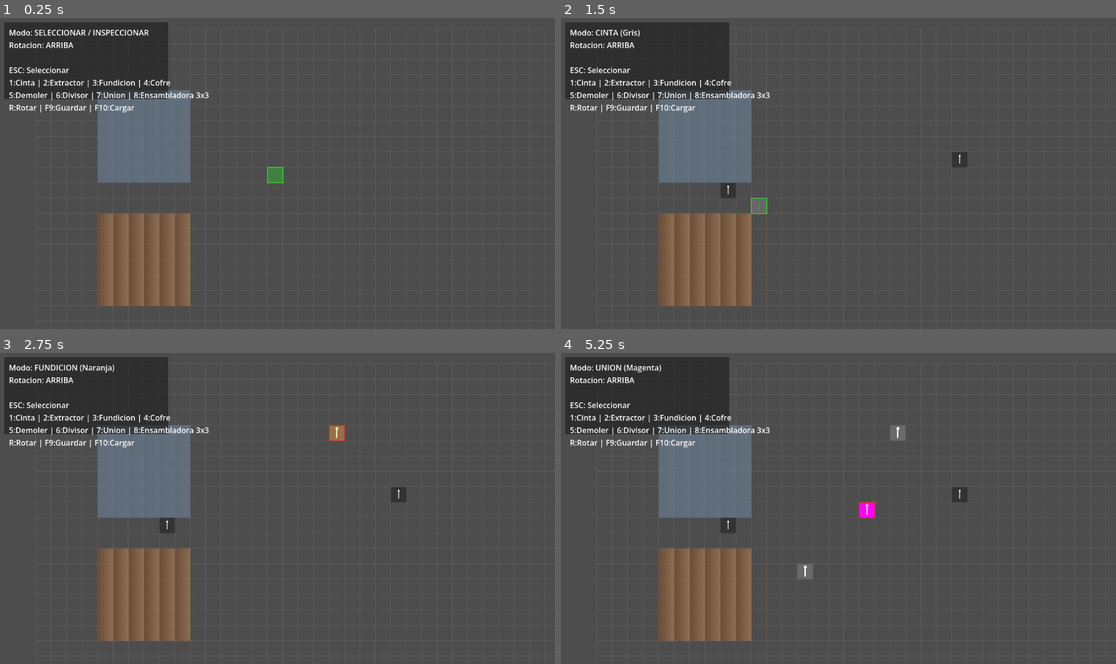
Above: before the commit, frames 1-4 (two rows, left to right).
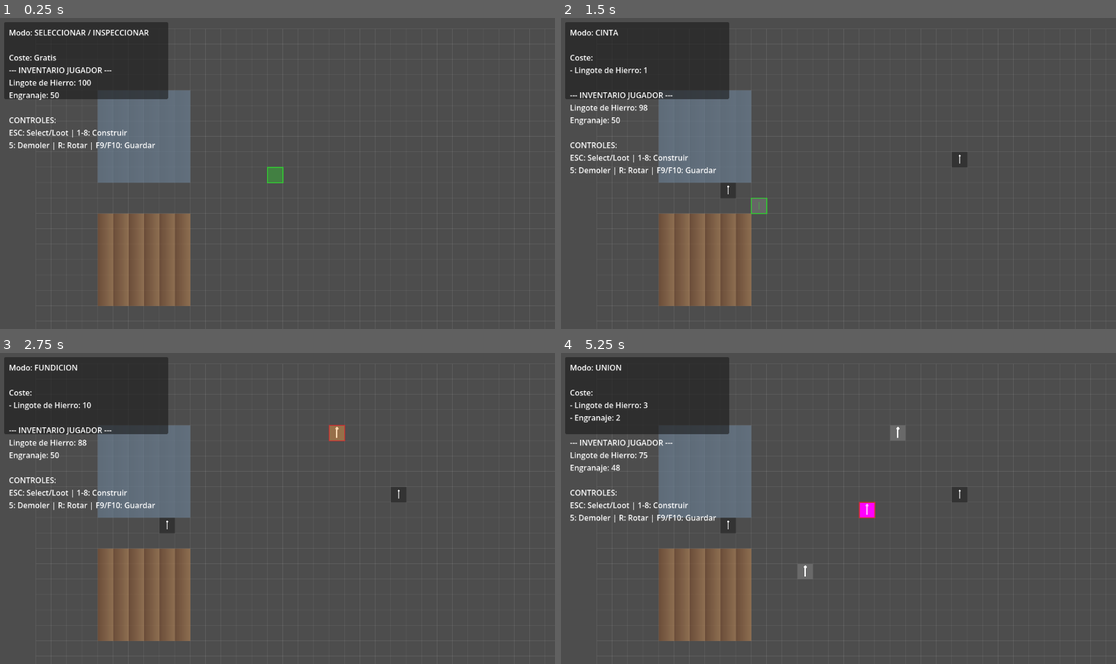
Above: after the commit, the same moments.

Repository: Flisinhub/godot-auto
Game: Godot game, scene res://scenes/Main.tscn
Same seed, same stepped clock (60 frames per second), same inputs: the game is played once before the commit and once after it.
Inputs (mouse positions are in pixels of both pictures, inside the frame that each line leads up to):
- Up to frame 1 (0.25 s): no input
- Up to frame 2 (1.5 s): tap Enter at 0.5 s; move the mouse to (960, 157) at 0.52 s; tap 1 at 0.6 s; click (960, 157) at 0.67 s; tap Space at 1.25 s; drag from (727, 189) to (810, 235) at 1.27 s
- Up to frame 3 (2.75 s): tap Enter at 2 s; move the mouse to (333, 440) at 2.02 s; tap 3 at 2.1 s; click (333, 440) at 2.17 s
- Up to frame 4 (5.25 s): tap Space at 2.75, 4.25 s; drag from (810, 570) to (672, 461) at 2.77 s; tap Enter at 3.5 s; move the mouse to (1005, 555) at 3.52 s; tap 5 at 3.6 s; click (1005, 555) at 3.67 s; drag from (672, 461) to (755, 430) at 4.27 s; move the mouse to (866, 508) at 5.02 s; tap 7 at 5.1 s; click (866, 508) at 5.17 s

The runs differ from the first frame. In frame 1, 1.9% of the frame differs, in the area x 1-38%, y 7-43%; in frame 2, 2.0%; in frame 3, 2.0%; in frame 4, 2.2%, in the area x 1-38%, y 3-55%.
Error before the commit: Invalid assignment of property or key 'input_belts' with value of type 'Array' on a base object of type 'RefCounted (Merger)'. (res://scripts/Main.gd:242)
Error after the commit: Invalid assignment of property or key 'input_belts' with value of type 'Array' on a base object of type 'RefCounted (Merger)'. (res://scripts/Main.gd:322)

Commit message:
Feature: Sistema de inventario, costes de construcción y saqueo de cofres

Diff:
--- a/scripts/Main.gd
+++ b/scripts/Main.gd
@@ -30,11 +30,14 @@
 var copper_ingot: ItemData
 var iron_gear: ItemData
 
+# --- NUEVO: Sistema de Inventario y Costes ---
+var player_inventory: Dictionary = {}
+var build_costs: Dictionary = {}
+
 func _ready() -> void:
 	cursor.main_node = self
 	machine_renderer.main_node = self
 
-	# Inicializar la UI de Máquinas
 	machine_ui = MachineUI.new()
 	add_child(machine_ui)
 
@@ -57,29 +60,37 @@
 	copper_ingot = _create_item("copper_ingot", "Lingote de Cobre", Color.CORAL, Color.LIGHT_CORAL)
 	iron_gear = _create_item("iron_gear", "Engranaje", Color.DARK_GRAY, Color.GRAY)
 
-	# Receta 1: Fundir Hierro
 	var r_iron = RecipeData.new(); r_iron.processing_ticks = 5
 	r_iron.inputs[iron_ore] = 1; r_iron.outputs[iron_ingot] = 1
 	all_recipes.append(r_iron)
 
-	# Receta 2: Fundir Cobre
 	var r_copper = RecipeData.new(); r_copper.processing_ticks = 5
 	r_copper.inputs[copper_ore] = 1; r_copper.outputs[copper_ingot] = 1
 	all_recipes.append(r_copper)
 
-	# Receta 3: Ensamblar Engranaje (Requiere Ensambladora)
 	var r_gear = RecipeData.new(); r_gear.processing_ticks = 10
 	r_gear.inputs[iron_ingot] = 2; r_gear.outputs[iron_gear] = 1
 	all_recipes.append(r_gear)
 
 	machine_ui.setup_recipes(all_recipes)
 
+	# === INVENTARIO INICIAL ===
+	player_inventory[iron_ingot] = 100
+	player_inventory[iron_gear] = 50
+
+	# === COSTES DE CONSTRUCCIÓN ===
+	build_costs[BuildToolbar.BuildMode.BELT] = {iron_ingot: 1}
+	build_costs[BuildToolbar.BuildMode.DRILL] = {iron_ingot: 5, iron_gear: 5}
+	build_costs[BuildToolbar.BuildMode.SMELTER] = {iron_ingot: 10}
+	build_costs[BuildToolbar.BuildMode.CHEST] = {iron_ingot: 2}
+	build_costs[BuildToolbar.BuildMode.SPLITTER] = {iron_ingot: 3, iron_gear: 2}
+	build_costs[BuildToolbar.BuildMode.MERGER] = {iron_ingot: 3, iron_gear: 2}
+	build_costs[BuildToolbar.BuildMode.ASSEMBLER] = {iron_ingot: 15, iron_gear: 10}
+
 func _generate_ore_veins() -> void:
-	# Hierro en el centro
 	for x in range(4, 10):
 		for y in range(4, 10):
 			resource_map.register_vein(Vector2i(x, y), iron_ore)
-	# Cobre más abajo
 	for x in range(4, 10):
 		for y in range(12, 18):
 			resource_map.register_vein(Vector2i(x, y), copper_ore)
@@ -94,6 +105,9 @@
 
 	machine_renderer.queue_redraw()
 	belt_renderer.queue_redraw()
+
+	# Refrescar UI ocasionalmente si el jugador interactúa con cofres o similar
+	# pero es mejor solo cuando construye o cambia para optimizar.
 
 func _input(event: InputEvent) -> void:
 	if event is InputEventKey and event.is_pressed() and not event.is_echo():
@@ -115,77 +129,137 @@
 	if event is InputEventMouseButton and event.button_index == MOUSE_BUTTON_LEFT and event.is_pressed():
 		_handle_click(get_global_mouse_position())
 
+func _get_item_by_id(item_id: StringName) -> ItemData:
+	if item_id == &"iron_ore": return iron_ore
+	if item_id == &"iron_ingot": return iron_ingot
+	if item_id == &"copper_ore": return copper_ore
+	if item_id == &"copper_ingot": return copper_ingot
+	if item_id == &"iron_gear": return iron_gear
+	return null
+
 func _update_ui_text() -> void:
 	var mode_name = "SELECCIONAR / INSPECCIONAR"
 	match current_mode:
-		BuildToolbar.BuildMode.BELT: mode_name = "CINTA (Gris)"
-		BuildToolbar.BuildMode.DRILL: mode_name = "EXTRACTOR (Amarillo)"
-		BuildToolbar.BuildMode.SMELTER: mode_name = "FUNDICION (Naranja)"
-		BuildToolbar.BuildMode.CHEST: mode_name = "COFRE (Verde)"
-		BuildToolbar.BuildMode.DEMOLISH: mode_name = "DEMOLER (Rojo)"
-		BuildToolbar.BuildMode.SPLITTER: mode_name = "DIVISOR (Cian)"
-		BuildToolbar.BuildMode.MERGER: mode_name = "UNION (Magenta)"
-		BuildToolbar.BuildMode.ASSEMBLER: mode_name = "ENSAMBLADORA 3x3 (Azul)"
-
-	var rot_name = "ARRIBA"
-	match current_rotation:
-		GridSettings.Direction.UP: rot_name = "ARRIBA"
-		GridSettings.Direction.RIGHT: rot_name = "DERECHA"
-		GridSettings.Direction.DOWN: rot_name = "ABAJO"
-		GridSettings.Direction.LEFT: rot_name = "IZQUIERDA"
-
-	ui_label.text = "Modo: %s\nRotacion: %s\n\nESC: Seleccionar\n1:Cinta | 2:Extractor | 3:Fundicion | 4:Cofre\n5:Demoler | 6:Divisor | 7:Union | 8:Ensambladora 3x3\nR:Rotar | F9:Guardar | F10:Cargar" % [mode_name, rot_name]
+		BuildToolbar.BuildMode.BELT: mode_name = "CINTA"
+		BuildToolbar.BuildMode.DRILL: mode_name = "EXTRACTOR"
+		BuildToolbar.BuildMode.SMELTER: mode_name = "FUNDICION"
+		BuildToolbar.BuildMode.CHEST: mode_name = "COFRE"
+		BuildToolbar.BuildMode.DEMOLISH: mode_name = "DEMOLER"
+		BuildToolbar.BuildMode.SPLITTER: mode_name = "DIVISOR"
+		BuildToolbar.BuildMode.MERGER: mode_name = "UNION"
+		BuildToolbar.BuildMode.ASSEMBLER: mode_name = "ENSAMBLADORA 3x3"
+
+	var cost_text = "Coste: Gratis"
+	if build_costs.has(current_mode):
+		cost_text = "Coste:\n"
+		for item in build_costs[current_mode].keys():
+			cost_text += "- " + item.item_name + ": " + str(build_costs[current_mode][item]) + "\n"
+
+	var inv_text = "--- INVENTARIO JUGADOR ---\n"
+	for item in player_inventory.keys():
+		inv_text += item.item_name + ": " + str(player_inventory[item]) + "\n"
+
+	ui_label.text = "Modo: %s\n\n%s\n%s\nCONTROLES:\nESC: Select/Loot | 1-8: Construir\n5: Demoler | R: Rotar | F9/F10: Guardar" % [mode_name, cost_text, inv_text]
+
+func _can_afford(mode: BuildToolbar.BuildMode) -> bool:
+	if not build_costs.has(mode): return true
+	var cost = build_costs[mode]
+	for item in cost.keys():
+		if player_inventory.get(item, 0) < cost[item]: return false
+	return true
+
+func _pay_cost(mode: BuildToolbar.BuildMode) -> void:
+	if not build_costs.has(mode): return
+	var cost = build_costs[mode]
+	for item in cost.keys():
+		player_inventory[item] -= cost[item]
+	_update_ui_text()
+
+func _refund_cost_for_entity(entity: Variant) -> void:
+	var mode = BuildToolbar.BuildMode.NONE
+	if entity is BeltCell: mode = BuildToolbar.BuildMode.BELT
+	elif entity is MiningDrill: mode = BuildToolbar.BuildMode.DRILL
+	elif entity is Smelter: mode = BuildToolbar.BuildMode.SMELTER
+	elif entity is StorageChest: mode = BuildToolbar.BuildMode.CHEST
+	elif entity is Splitter: mode = BuildToolbar.BuildMode.SPLITTER
+	elif entity is Merger: mode = BuildToolbar.BuildMode.MERGER
+	elif entity is Assembler: mode = BuildToolbar.BuildMode.ASSEMBLER
+
+	if build_costs.has(mode):
+		var cost = build_costs[mode]
+		for item in cost.keys():
+			player_inventory[item] = player_inventory.get(item, 0) + cost[item]
 
 func _handle_click(mouse_pos: Vector2) -> void:
 	var grid_pos: Vector2i = GridSettings.world_to_grid(mouse_pos)
 
 	if current_mode == BuildToolbar.BuildMode.NONE:
-		# Modo Inspector: Abre la UI si hacemos clic en una máquina
 		var entity = grid_manager.get_entity_at(grid_pos)
+
+		# SAQUEAR COFRE
+		if entity is StorageChest:
+			var something_looted = false
+			for item in entity.inventory.keys():
+				player_inventory[item] = player_inventory.get(item, 0) + entity.inventory[item]
+				something_looted = true
+			if something_looted:
+				entity.inventory.clear()
+				entity.current_total = 0
+				_update_ui_text()
+			return
+
 		if entity != null and not (entity is BeltCell):
 			machine_ui.open_for_machine(entity)
 		else:
 			machine_ui.panel.visible = false
 		return
 
+	if current_mode != BuildToolbar.BuildMode.DEMOLISH:
+		if not _can_afford(current_mode):
+			return # No tenemos recursos, no hace nada (se podría añadir parpadeo rojo)
+
 	match current_mode:
 		BuildToolbar.BuildMode.BELT:
 			var belt = BeltCell.new(grid_pos, current_rotation)
 			if grid_manager.occupy_cell(grid_pos, belt):
-				simulation.register_belt(belt)
-				belts.append(belt)
-				_reconnect_adjacent_area(grid_pos, Vector2i(1,1))
+				simulation.register_belt(belt); belts.append(belt)
+				_reconnect_adjacent_area(grid_pos, Vector2i(1,1))
+				_pay_cost(current_mode)
 
 		BuildToolbar.BuildMode.DRILL:
 			var drill = MiningDrill.new(grid_pos, current_rotation, resource_map)
 			if grid_manager.occupy_cell(grid_pos, drill):
 				drills.append(drill)
 				_reconnect_adjacent_area(grid_pos, Vector2i(1,1))
+				_pay_cost(current_mode)
 
 		BuildToolbar.BuildMode.SMELTER:
 			var smelter = Smelter.new(grid_pos, current_rotation)
-			# NOTA: Ya no asignamos receta por defecto, el jugador debe elegirla en la UI
 			if grid_manager.occupy_cell(grid_pos, smelter):
 				smelters.append(smelter)
 				_reconnect_adjacent_area(grid_pos, Vector2i(1,1))
+				_pay_cost(current_mode)
 
 		BuildToolbar.BuildMode.CHEST:
 			var chest = StorageChest.new(grid_pos)
 			if grid_manager.occupy_cell(grid_pos, chest):
 				chests.append(chest)
 				_reconnect_adjacent_area(grid_pos, Vector2i(1,1))
+				_pay_cost(current_mode)
 
 		BuildToolbar.BuildMode.SPLITTER:
 			var splitter = Splitter.new(grid_pos, current_rotation)
 			if grid_manager.occupy_cell(grid_pos, splitter):
 				splitters.append(splitter)
 				_reconnect_adjacent_area(grid_pos, Vector2i(1,1))
+				_pay_cost(current_mode)
 
 		BuildToolbar.BuildMode.MERGER:
 			var merger = Merger.new(grid_pos, current_rotation)
 			if grid_manager.occupy_cell(grid_pos, merger):
 				mergers.append(merger)
 				_reconnect_adjacent_area(grid_pos, Vector2i(1,1))
+				_pay_cost(current_mode)
 
 		BuildToolbar.BuildMode.ASSEMBLER:
 			var size = GridSettings.get_rotated_size(Vector2i(3,3), current_rotation)
@@ -193,6 +267,7 @@
 			if grid_manager.occupy_area(grid_pos, size, assembler):
 				assemblers.append(assembler)
 				_reconnect_adjacent_area(grid_pos, size)
+				_pay_cost(current_mode)
 
 		BuildToolbar.BuildMode.DEMOLISH:
 			var entity = grid_manager.get_entity_at(grid_pos)
@@ -207,15 +282,20 @@
 			grid_manager.free_cell(grid_pos)
 
 			if entity is BeltCell:
-				simulation.unregister_belt(entity)
-				belts.erase(entity)
+				simulation.unregister_belt(entity); belts.erase(entity)
 			elif entity is MiningDrill: drills.erase(entity)
 			elif entity is Smelter: smelters.erase(entity)
-			elif entity is StorageChest: chests.erase(entity)
+			elif entity is StorageChest:
+				# Devolver objetos del cofre al jugador al romper
+				for item in entity.inventory.keys():
+					player_inventory[item] = player_inventory.get(item, 0) + entity.inventory[item]
+				chests.erase(entity)
 			elif entity is Splitter: splitters.erase(entity)
 			elif entity is Merger: mergers.erase(entity)
 			elif entity is Assembler: assemblers.erase(entity)
 
+			_refund_cost_for_entity(entity)
+			_update_ui_text()
 			_reconnect_adjacent_area(base_pos, size)
 
 	machine_renderer.queue_redraw()
--- a/scripts/core/SaveLoadSystem.gd
+++ b/scripts/core/SaveLoadSystem.gd
@@ -6,7 +6,8 @@
 static func save_game(main: Main) -> void:
 	var data: Dictionary = {
 		"belts": [], "drills": [], "smelters": [],
-		"chests": [], "splitters": [], "mergers": [], "assemblers": []
+		"chests": [], "splitters": [], "mergers": [], "assemblers": [],
+		"player_inventory": {}
 	}
 
 	for belt in main.belts: data.belts.append({"x": belt.grid_position.x, "y": belt.grid_position.y, "dir": belt.direction})
@@ -16,6 +17,9 @@
 	for splitter in main.splitters: data.splitters.append({"x": splitter.grid_position.x, "y": splitter.grid_position.y, "dir": splitter.direction})
 	for merger in main.mergers: data.mergers.append({"x": merger.grid_position.x, "y": merger.grid_position.y, "dir": merger.direction})
 	for assembler in main.assemblers: data.assemblers.append({"x": assembler.grid_position.x, "y": assembler.grid_position.y, "dir": assembler.direction})
+
+	for item in main.player_inventory.keys():
+		data.player_inventory[item.id] = main.player_inventory[item]
 
 	var file = FileAccess.open(SAVE_PATH, FileAccess.WRITE)
 	if file:
@@ -41,6 +45,7 @@
 	main.mergers.clear()
 	main.assemblers.clear()
 	main.simulation._belts.clear()
+	main.player_inventory.clear()
 
 	if data.has("belts"):
 		for b in data.belts:
@@ -58,7 +63,6 @@
 	if data.has("smelters"):
 		for s in data.smelters:
 			var smelter = Smelter.new(Vector2i(int(s.x), int(s.y)), int(s.dir) as GridSettings.Direction)
-			smelter.active_recipe = main.debug_recipe
 			main.grid_manager.occupy_cell(smelter.grid_position, smelter)
 			main.smelters.append(smelter)
 
@@ -84,8 +88,14 @@
 		for a in data.assemblers:
 			var size = GridSettings.get_rotated_size(Vector2i(3,3), int(a.dir) as GridSettings.Direction)
 			var assembler = Assembler.new(Vector2i(int(a.x), int(a.y)), int(a.dir) as GridSettings.Direction)
-			assembler.active_recipe = main.debug_recipe
 			main.grid_manager.occupy_area(assembler.grid_position, size, assembler)
 			main.assemblers.append(assembler)
 
+	if data.has("player_inventory"):
+		for item_id in data.player_inventory.keys():
+			var item = main._get_item_by_id(item_id)
+			if item != null:
+				main.player_inventory[item] = int(data.player_inventory[item_id])
+
 	main._reconnect_all()
+	main._update_ui_text()
